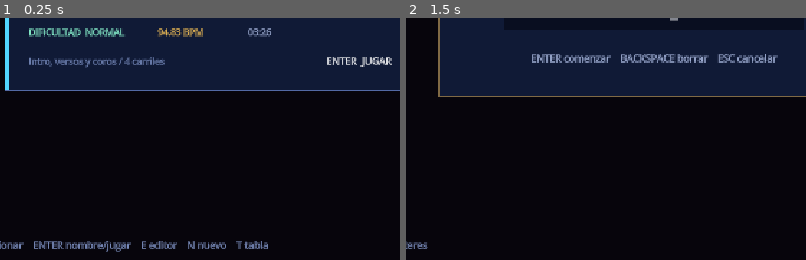
Above: before the commit, frames 1-2 (left to right).
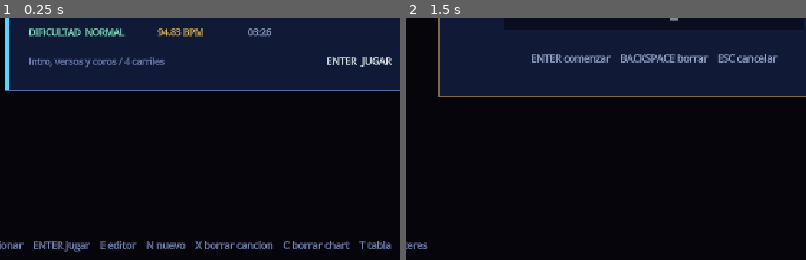
Above: after the commit, the same moments.

Repository: felipapa/Bateria
Game: Godot game, scene res://main.tscn
Two runs of this game, one before a commit and one after it. Both use one fixed random seed, a clock stepped at 60 frames per second and the inputs below. Sound files missing from this copy of the repository are replaced by a short silence.
Inputs (mouse positions are % of the whole screen's width and height, from its top left):
- Up to frame 1 (0.25 s): no input
- Up to frame 2 (1.5 s): tap Enter at 0.5 s; move the mouse to (72, 45) at 0.52 s; hold D 0.53-1.28 s; tap X at 0.6 s; click (72, 45) at 0.67 s; tap Space at 0.77 s; tap C at 0.8, 1.35 s; move the mouse to (30, 55) at 1.27 s; hold Down from 1.28 s (still down)
The pictures show only the part of the screen within x 19-69%, y 47-97%; the shares and areas given below are measured in that part.

The runs differ from the first frame. In frame 1, 1.7% of the frame differs, in the area x 16-98%, y 92-97%; in frame 2, nothing differs.

Commit message:
add song and chart deletion options

Diff:
--- a/scripts/rhythm_game.gd
+++ b/scripts/rhythm_game.gd
@@ -3,7 +3,7 @@
 ## Four-lane rhythm prototype with a menu and a Guitar Hero-style highway.
 ## The chart is kept as song time + lane, independent from the visuals.
 
-enum Screen { MENU, NAME_ENTRY, GAME, EDITOR, SCORES, NEW_LEVEL }
+enum Screen { MENU, NAME_ENTRY, GAME, EDITOR, SCORES, NEW_LEVEL, DELETE_CONFIRM }
 
 const LANE_COUNT := 4
 const THIS_LOVE_PATH := "res://YTDown.com_YouTube_Maroon-5-This-Love_Media_XPpTgCho5ZA_009_128k.mp3"
@@ -47,6 +47,7 @@
 	KEY_RIGHT: 3
 }
 const CUSTOM_LEVELS_PATH := "res://levels/custom_levels.json"
+const BUILTIN_LEVEL_COUNT := 3
 
 var levels: Array = [
 	{
@@ -106,6 +107,7 @@
 var new_song_offset := "0.000"
 var new_level_field := 0
 var new_level_difficulty := 1
+var delete_action := ""
 var editor_time := 0.0
 var editor_playing := false
 var editor_subdivision := 1
@@ -216,6 +218,9 @@
 	if current_screen == Screen.NEW_LEVEL:
 		_handle_new_level_input(event)
 		return
+	if current_screen == Screen.DELETE_CONFIRM:
+		_handle_delete_confirm_input(event)
+		return
 	if current_screen == Screen.SCORES:
 		_handle_scores_input(event)
 		return
@@ -260,6 +265,86 @@
 		current_screen = Screen.SCORES
 	elif keycode == KEY_N:
 		_open_new_level()
+	elif keycode == KEY_X:
+		_open_delete_confirmation("song")
+	elif keycode == KEY_C:
+		_open_delete_confirmation("chart")
+
+
+func _open_delete_confirmation(action: String) -> void:
+	if action == "song" and selected_level < BUILTIN_LEVEL_COUNT:
+		return
+	delete_action = action
+	current_screen = Screen.DELETE_CONFIRM
+
+
+func _handle_delete_confirm_input(event: InputEvent) -> void:
+	if not event is InputEventKey:
+		return
+	var key_event := event as InputEventKey
+	if not key_event.pressed or key_event.echo:
+		return
+	var keycode := key_event.physical_keycode
+	if keycode == 0:
+		keycode = key_event.keycode
+	if keycode == KEY_ENTER or keycode == KEY_Y:
+		if delete_action == "song":
+			_delete_selected_song()
+		else:
+			_clear_selected_chart()
+		delete_action = ""
+		current_screen = Screen.MENU
+	elif keycode == KEY_ESCAPE or keycode == KEY_N:
+		delete_action = ""
+		current_screen = Screen.MENU
+
+
+func _delete_selected_song() -> void:
+	if selected_level < BUILTIN_LEVEL_COUNT or selected_level >= levels.size():
+		return
+	var level: Dictionary = levels[selected_level]
+	var song_path := str(level.song_path)
+	var chart_path := str(level.chart_path)
+	for index in range(custom_levels.size() - 1, -1, -1):
+		if str(custom_levels[index].song_path) == song_path:
+			custom_levels.remove_at(index)
+	levels.remove_at(selected_level)
+	_remove_project_file(song_path)
+	_remove_project_file(chart_path)
+	_save_custom_levels()
+	_remove_scores_for_level(selected_level)
+	selected_level = clampi(selected_level, 0, levels.size() - 1)
+	_select_level_data()
+	_setup_song()
+	_build_song_chart()
+
+
+func _clear_selected_chart() -> void:
+	chart.clear()
+	chart_end = song_length
+	var file := FileAccess.open(str(levels[selected_level].chart_path), FileAccess.WRITE)
+	if file != null:
+		file.store_string("[]")
+		file.close()
+
+
+func _remove_project_file(path: String) -> void:
+	var absolute_path := ProjectSettings.globalize_path(path)
+	if FileAccess.file_exists(path):
+		DirAccess.remove_absolute(absolute_path)
+
+
+func _remove_scores_for_level(level_index: int) -> void:
+	var remaining_scores: Array = []
+	for entry in scores:
+		var entry_level := int(entry.level)
+		if entry_level == level_index:
+			continue
+		if entry_level > level_index:
+			entry.level = entry_level - 1
+		remaining_scores.append(entry)
+	scores = remaining_scores
+	_save_scores()
 
 
 func _open_name_entry() -> void:
@@ -1098,6 +1183,8 @@
 		_draw_name_entry()
 	elif current_screen == Screen.NEW_LEVEL:
 		_draw_new_level()
+	elif current_screen == Screen.DELETE_CONFIRM:
+		_draw_delete_confirmation()
 	elif current_screen == Screen.EDITOR:
 		_draw_editor()
 	elif current_screen == Screen.SCORES:
@@ -1139,7 +1226,7 @@
 	draw_string(fallback_font, card_position + Vector2(34.0, 174.0), str(level.notes), HORIZONTAL_ALIGNMENT_LEFT, -1.0, 13, Color("#778bbd"))
 	draw_string(fallback_font, card_position + Vector2(card_size.x - 260.0, 174.0), "ENTER  JUGAR    E  EDITOR", HORIZONTAL_ALIGNMENT_CENTER, 220.0, 14, Color("#ffffff"))
 
-	draw_string(fallback_font, Vector2(66.0, viewport_size.y - 46.0), "ARRIBA / ABAJO seleccionar    ENTER nombre/jugar    E editor    N nuevo    T tabla", HORIZONTAL_ALIGNMENT_LEFT, -1.0, 14, Color("#8296c9"))
+	draw_string(fallback_font, Vector2(66.0, viewport_size.y - 46.0), "ARRIBA / ABAJO seleccionar    ENTER jugar    E editor    N nuevo    X borrar cancion    C borrar chart    T tabla", HORIZONTAL_ALIGNMENT_LEFT, -1.0, 14, Color("#8296c9"))
 	draw_string(fallback_font, Vector2(viewport_size.x - 260.0, viewport_size.y - 46.0), "NIVEL  %02d / %02d" % [selected_level + 1, levels.size()], HORIZONTAL_ALIGNMENT_LEFT, -1.0, 13, Color("#6678aa"))
 
 
@@ -1187,6 +1274,23 @@
 		draw_string(fallback_font, panel.position + Vector2(34.0, 286.0), "TAB campo    ARRIBA/ABAJO cancion    IZQ/DER dificultad", HORIZONTAL_ALIGNMENT_LEFT, panel.size.x - 68.0, 14, Color("#8296c9"))
 		draw_string(fallback_font, panel.position + Vector2(34.0, 306.0), "ENTER crear y abrir editor    ESC cancelar", HORIZONTAL_ALIGNMENT_LEFT, panel.size.x - 68.0, 16, Color("#8fffd6"))
 	draw_string(fallback_font, Vector2(66.0, viewport_size.y - 46.0), "El BPM define el snap del editor; el offset marca el primer golpe", HORIZONTAL_ALIGNMENT_LEFT, -1.0, 14, Color("#8296c9"))
+
+
+func _draw_delete_confirmation() -> void:
+	var viewport_size := get_viewport_rect().size
+	_draw_animated_background(viewport_size, menu_time)
+	var level: Dictionary = levels[selected_level]
+	var panel := Rect2((viewport_size.x - 680.0) * 0.5, 190.0, 680.0, 250.0)
+	draw_rect(panel, Color("#101a36"))
+	draw_rect(panel, Color("#ff5e6c"), false, 2.0)
+	draw_string(fallback_font, Vector2(panel.position.x, panel.position.y + 52.0), "CONFIRMAR ELIMINACION", HORIZONTAL_ALIGNMENT_CENTER, panel.size.x, 22, Color("#f2f5ff"))
+	if delete_action == "song":
+		draw_string(fallback_font, Vector2(panel.position.x + 35.0, panel.position.y + 105.0), "Se borrara la cancion y todo su chart:", HORIZONTAL_ALIGNMENT_LEFT, panel.size.x - 70.0, 16, Color("#ffcf78"))
+	else:
+		draw_string(fallback_font, Vector2(panel.position.x + 35.0, panel.position.y + 105.0), "Se borraran todas las notas del chart:", HORIZONTAL_ALIGNMENT_LEFT, panel.size.x - 70.0, 16, Color("#ffcf78"))
+	draw_string(fallback_font, Vector2(panel.position.x + 35.0, panel.position.y + 140.0), str(level.title), HORIZONTAL_ALIGNMENT_LEFT, panel.size.x - 70.0, 20, Color.WHITE)
+	draw_string(fallback_font, Vector2(panel.position.x, panel.position.y + 205.0), "ENTER o Y confirmar    ESC o N cancelar", HORIZONTAL_ALIGNMENT_CENTER, panel.size.x, 15, Color("#a9b8df"))
+	draw_string(fallback_font, Vector2(66.0, viewport_size.y - 46.0), "La accion no se puede deshacer", HORIZONTAL_ALIGNMENT_LEFT, -1.0, 14, Color("#ff5e6c"))
 
 
 func _draw_scores() -> void:
